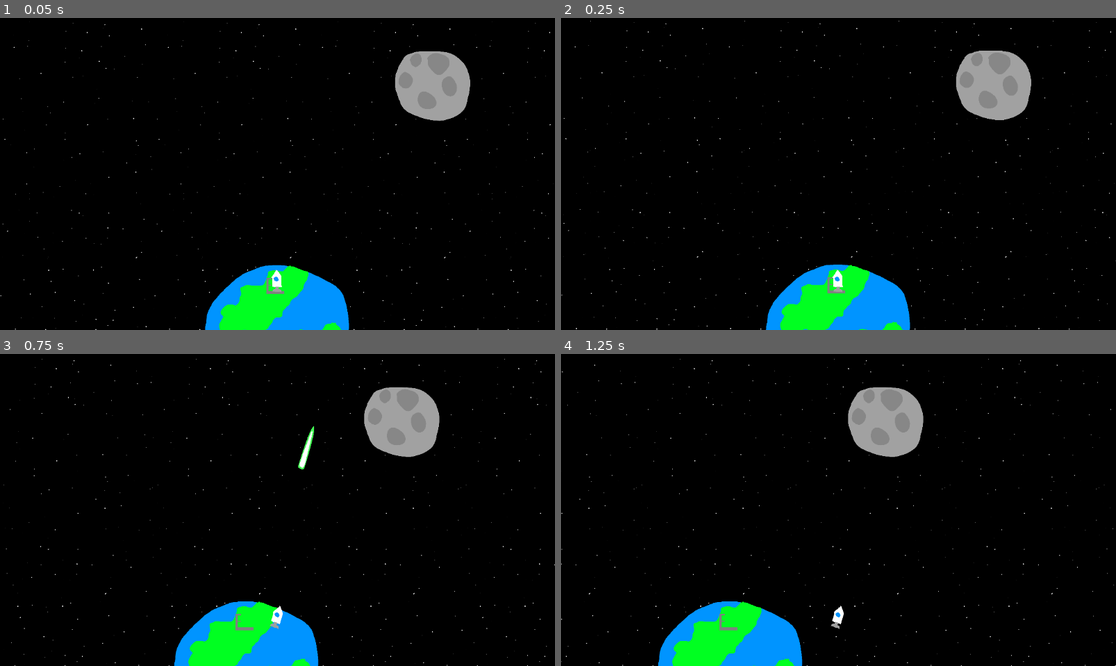
Above: before the commit, frames 1-4 (two rows, left to right).
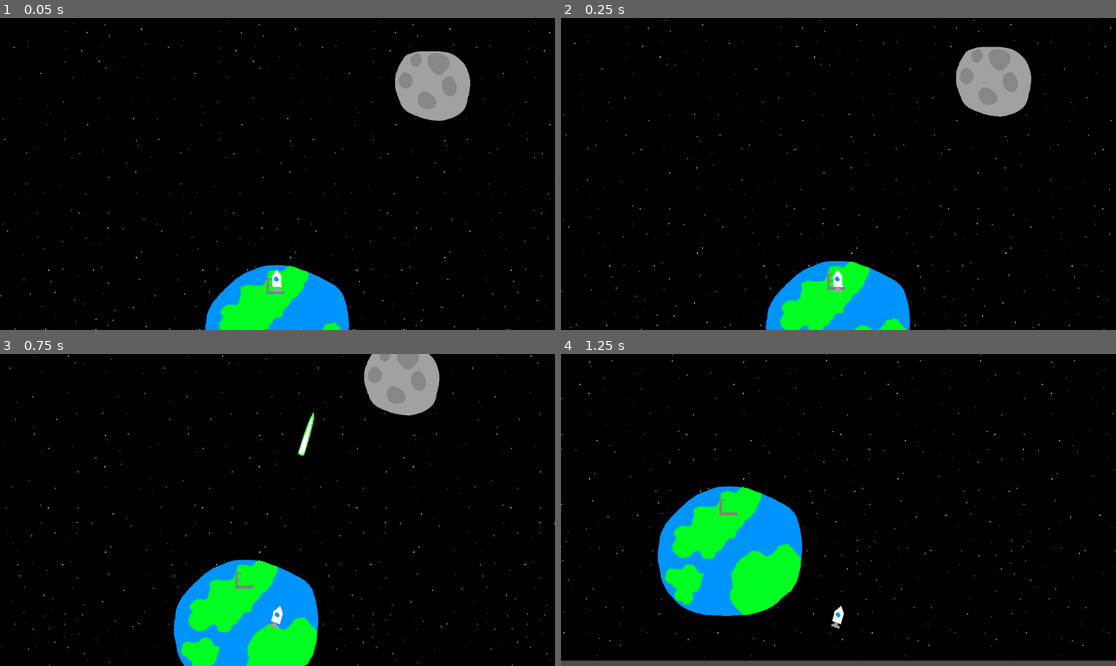
Above: after the commit, the same moments.

Repository: Simonandadog/the-most-videogame
Game: Godot game, scene res://scenes/main.tscn
Two runs of this game, one before a commit and one after it. Both use one fixed random seed, a clock stepped at 60 frames per second and the inputs below.
Inputs:
- Up to frame 1 (0.05 s): no input
- Up to frame 2 (0.25 s): no input
- Up to frame 3 (0.75 s): hold D (right) from 0.53 s (still down); tap E (shoot) at 0.6 s
- Up to frame 4 (1.25 s): keep holding D (right)

Frame 1 is identical in both runs. In frame 2, 2.0% of the frame differs, in the area x 0-100%, y 0-100%; in frame 3, 11%; in frame 4, 17%.

Commit message:
why dont the walls work now?

Diff:
--- a/scenes/area_2d_bullet.tscn
+++ b/scenes/area_2d_bullet.tscn
@@ -7,6 +7,8 @@
 size = Vector2(144, 960)
 
 [node name="Area2D bullet" type="Area2D" unique_id=556048071]
+collision_layer = 2
+collision_mask = 2
 script = ExtResource("1_sw6mc")
 
 [node name="Sprite2D" type="Sprite2D" parent="." unique_id=807144716]
@@ -21,3 +23,4 @@
 
 [connection signal="area_entered" from="." to="." method="_on_area_entered"]
 [connection signal="body_entered" from="." to="." method="_on_body_entered"]
+[connection signal="ready" from="." to="." method="_on_ready"]
--- a/scenes/main.tscn
+++ b/scenes/main.tscn
@@ -8,6 +8,7 @@
 [ext_resource type="Texture2D" uid="uid://seq65hx5wlax" path="res://art/moon.png" id="6_tefeu"]
 [ext_resource type="PackedScene" uid="uid://bw7fx3j8wuyp0" path="res://scenes/rock2.tscn" id="7_tipki"]
 [ext_resource type="PackedScene" uid="uid://b4uvhxwxtycpu" path="res://scenes/rock3.tscn" id="8_85g3d"]
+[ext_resource type="PackedScene" uid="uid://chrxk8fau0gbb" path="res://scenes/rock_releaser.tscn" id="9_85g3d"]
 
 [sub_resource type="TileSetAtlasSource" id="TileSetAtlasSource_0wfyh"]
 texture = ExtResource("1_o5qli")
@@ -28,13 +29,6 @@
 [sub_resource type="WorldBoundaryShape2D" id="WorldBoundaryShape2D_sugp2"]
 distance = 744.0
 
-[sub_resource type="RectangleShape2D" id="RectangleShape2D_tipki"]
-size = Vector2(20808, 2557)
-
-[sub_resource type="SegmentShape2D" id="SegmentShape2D_85g3d"]
-a = Vector2(10400, -16)
-b = Vector2(-10368, -16)
-
 [node name="Node2D" type="Node2D" unique_id=1372420083]
 
 [node name="Node2D" type="Node2D" parent="." unique_id=661252183]
@@ -55,12 +49,12 @@
 
 [node name="borders" type="Node" parent="." unique_id=1898552494]
 
-[node name="RigidBody2D" type="RigidBody2D" parent="borders" unique_id=729334941]
+[node name="StaticBody2D3" type="StaticBody2D" parent="borders" unique_id=1211542648]
 position = Vector2(176, -49200)
-collision_layer = 4
-collision_mask = 4
-
-[node name="CollisionShape2D2" type="CollisionShape2D" parent="borders/RigidBody2D" unique_id=1562930600]
+collision_layer = 5
+collision_mask = 5
+
+[node name="CollisionShape2D2" type="CollisionShape2D" parent="borders/StaticBody2D3" unique_id=1562930600]
 position = Vector2(-2504, 64)
 shape = SubResource("WorldBoundaryShape2D_tipki")
 
@@ -81,7 +75,7 @@
 shape = SubResource("WorldBoundaryShape2D_sugp2")
 
 [node name="MarsBar" type="Sprite2D" parent="." unique_id=21452026]
-position = Vector2(-840, -25808)
+position = Vector2(-920, -23336)
 texture = ExtResource("5_tbgi4")
 
 [node name="Moon" type="Sprite2D" parent="." unique_id=1859425304]
@@ -92,150 +86,134 @@
 [node name="rocks" type="Node" parent="." unique_id=1874876672]
 
 [node name="RigidBody2D" parent="rocks" unique_id=1555940285 instance=ExtResource("4_tbgi4")]
-position = Vector2(5744, -34036)
+position = Vector2(5216, -28400)
 rotation = 3.1415925
 
 [node name="RigidBody2D2" parent="rocks" unique_id=1001237113 instance=ExtResource("4_tbgi4")]
-position = Vector2(2480, -31676)
+position = Vector2(1952, -26040)
 
 [node name="RigidBody2D3" parent="rocks" unique_id=239951101 instance=ExtResource("4_tbgi4")]
-position = Vector2(3880, -32228)
+position = Vector2(3352, -26592)
 
 [node name="RigidBody2D4" parent="rocks" unique_id=1345312998 instance=ExtResource("4_tbgi4")]
-position = Vector2(2080, -33228)
+position = Vector2(1552, -27592)
 
 [node name="RigidBody2D5" parent="rocks" unique_id=1613591933 instance=ExtResource("4_tbgi4")]
-position = Vector2(4192, -33452)
+position = Vector2(3664, -27816)
 
 [node name="RigidBody2D6" parent="rocks" unique_id=669655834 instance=ExtResource("4_tbgi4")]
-position = Vector2(304, -30924)
+position = Vector2(-224, -25288)
 
 [node name="RigidBody2D7" parent="rocks" unique_id=505281481 instance=ExtResource("4_tbgi4")]
-position = Vector2(-352, -32348)
+position = Vector2(-880, -26712)
 
 [node name="RigidBody2D8" parent="rocks" unique_id=1299620230 instance=ExtResource("4_tbgi4")]
-position = Vector2(3256, -34276)
+position = Vector2(2728, -28640)
 
 [node name="RigidBody2D9" parent="rocks" unique_id=1196618993 instance=ExtResource("4_tbgi4")]
-position = Vector2(640, -32788)
+position = Vector2(112, -27152)
 
 [node name="RigidBody2D10" parent="rocks" unique_id=672633024 instance=ExtResource("4_tbgi4")]
-position = Vector2(-648, -30156)
+position = Vector2(-1176, -24520)
 
 [node name="RigidBody2D11" parent="rocks" unique_id=18326682 instance=ExtResource("4_tbgi4")]
-position = Vector2(-1720, -30780)
+position = Vector2(-2248, -25144)
 
 [node name="RigidBody2D12" parent="rocks" unique_id=1501810071 instance=ExtResource("4_tbgi4")]
-position = Vector2(-1320, -31684)
+position = Vector2(-1848, -26048)
 
 [node name="RigidBody2D13" parent="rocks" unique_id=2002671926 instance=ExtResource("4_tbgi4")]
-position = Vector2(1128, -31516)
+position = Vector2(600, -25880)
 
 [node name="RigidBody2D14" parent="rocks" unique_id=2096821189 instance=ExtResource("7_tipki")]
-position = Vector2(0, -34964)
+position = Vector2(-528, -29328)
 
 [node name="RigidBody2D15" parent="rocks" unique_id=1497375820 instance=ExtResource("7_tipki")]
-position = Vector2(-2080, -33820)
+position = Vector2(-2608, -28184)
 
 [node name="RigidBody2D16" parent="rocks" unique_id=718343880 instance=ExtResource("4_tbgi4")]
-position = Vector2(-4256, -31628)
+position = Vector2(-4784, -25992)
 
 [node name="RigidBody2D17" parent="rocks" unique_id=920237953 instance=ExtResource("7_tipki")]
-position = Vector2(-2936, -32164)
+position = Vector2(-3464, -26528)
 
 [node name="RigidBody2D18" parent="rocks" unique_id=2127742593 instance=ExtResource("7_tipki")]
-position = Vector2(-1768, -32676)
+position = Vector2(-2296, -27040)
 
 [node name="RigidBody2D19" parent="rocks" unique_id=1184801552 instance=ExtResource("7_tipki")]
-position = Vector2(1904, -34492)
+position = Vector2(1376, -28856)
 
 [node name="RigidBody2D20" parent="rocks" unique_id=1938729167 instance=ExtResource("7_tipki")]
-position = Vector2(4832, -34596)
+position = Vector2(4304, -28960)
 
 [node name="RigidBody2D21" parent="rocks" unique_id=1215339867 instance=ExtResource("7_tipki")]
-position = Vector2(352, -33868)
+position = Vector2(-176, -28232)
 
 [node name="RigidBody2D22" parent="rocks" unique_id=175862761 instance=ExtResource("7_tipki")]
-position = Vector2(1064, -35044)
+position = Vector2(536, -29408)
 
 [node name="RigidBody2D23" parent="rocks" unique_id=604501712 instance=ExtResource("7_tipki")]
-position = Vector2(1920, -31004)
+position = Vector2(1392, -25368)
 
 [node name="RigidBody2D24" parent="rocks" unique_id=1288924921 instance=ExtResource("7_tipki")]
-position = Vector2(3128, -33164)
+position = Vector2(2600, -27528)
 
 [node name="RigidBody2D25" parent="rocks" unique_id=480260960 instance=ExtResource("7_tipki")]
-position = Vector2(-936, -33500)
+position = Vector2(-1464, -27864)
 
 [node name="RigidBody2D26" parent="rocks" unique_id=1764599369 instance=ExtResource("7_tipki")]
-position = Vector2(1536, -32452)
+position = Vector2(1008, -26816)
 
 [node name="RigidBody2D27" parent="rocks" unique_id=218909284 instance=ExtResource("7_tipki")]
-position = Vector2(-2544, -31236)
+position = Vector2(-3072, -25600)
 
 [node name="RigidBody2D28" parent="rocks" unique_id=1840903705 instance=ExtResource("8_85g3d")]
-position = Vector2(1128, -30116)
+position = Vector2(600, -24480)
 
 [node name="RigidBody2D29" parent="rocks" unique_id=1551968398 instance=ExtResource("8_85g3d")]
-position = Vector2(2912, -30420)
+position = Vector2(2384, -24784)
 
 [node name="RigidBody2D30" parent="rocks" unique_id=1065296795 instance=ExtResource("8_85g3d")]
-position = Vector2(-3544, -30620)
+position = Vector2(-4072, -24984)
 
 [node name="RigidBody2D31" parent="rocks" unique_id=1043434056 instance=ExtResource("8_85g3d")]
-position = Vector2(5008, -33276)
+position = Vector2(4480, -27640)
 
 [node name="RigidBody2D32" parent="rocks" unique_id=1581563314 instance=ExtResource("8_85g3d")]
-position = Vector2(-4096, -32700)
+position = Vector2(-4624, -27064)
 
 [node name="RigidBody2D33" parent="rocks" unique_id=1841258375 instance=ExtResource("8_85g3d")]
-position = Vector2(4168, -35324)
+position = Vector2(3640, -29688)
 
 [node name="RigidBody2D34" parent="rocks" unique_id=648307891 instance=ExtResource("8_85g3d")]
-position = Vector2(-2568, -35052)
+position = Vector2(-3096, -29416)
 
 [node name="RigidBody2D35" parent="rocks" unique_id=793348733 instance=ExtResource("8_85g3d")]
-position = Vector2(4920, -31996)
+position = Vector2(4392, -26360)
 
 [node name="RigidBody2D36" parent="rocks" unique_id=2118901609 instance=ExtResource("8_85g3d")]
-position = Vector2(-1220, -34644)
+position = Vector2(-1748, -29008)
 
 [node name="RigidBody2D37" parent="rocks" unique_id=969578009 instance=ExtResource("8_85g3d")]
-position = Vector2(2064, -35628)
+position = Vector2(1536, -29992)
 
 [node name="RigidBody2D38" parent="rocks" unique_id=1716853082 instance=ExtResource("8_85g3d")]
-position = Vector2(-3672, -33916)
+position = Vector2(-4200, -28280)
 
 [node name="RigidBody2D39" parent="rocks" unique_id=1298580900 instance=ExtResource("8_85g3d")]
-position = Vector2(1296, -33700)
+position = Vector2(768, -28064)
 
 [node name="RigidBody2D40" parent="rocks" unique_id=396531794 instance=ExtResource("8_85g3d")]
-position = Vector2(-3048, -33180)
+position = Vector2(-3576, -27544)
 
 [node name="RigidBody2D41" parent="rocks" unique_id=412544361 instance=ExtResource("8_85g3d")]
-position = Vector2(-504, -31308)
+position = Vector2(-1032, -25672)
 
 [node name="RigidBody2D42" parent="rocks" unique_id=1230813418 instance=ExtResource("8_85g3d")]
-position = Vector2(3144, -35380)
+position = Vector2(2616, -29744)
 
 [node name="RigidBody2D43" parent="rocks" unique_id=1749471899 instance=ExtResource("8_85g3d")]
-position = Vector2(3440, -31388)
-
-[node name="stage 1 rock release" type="Node" parent="." unique_id=1477294259]
-
-[node name="Area2D" type="Area2D" parent="stage 1 rock release" unique_id=1057036831]
-position = Vector2(0, -28976)
-collision_layer = 5
-collision_mask = 5
-
-[node name="CollisionShape2D" type="CollisionShape2D" parent="stage 1 rock release/Area2D" unique_id=444222522]
-position = Vector2(0, 1561.5)
-shape = SubResource("RectangleShape2D_tipki")
-
-[node name="RigidBody2D" type="RigidBody2D" parent="stage 1 rock release" unique_id=1838045134]
-position = Vector2(0, -28976)
-collision_layer = 5
-collision_mask = 5
-
-[node name="CollisionShape2D" type="CollisionShape2D" parent="stage 1 rock release/RigidBody2D" unique_id=1627327196]
-shape = SubResource("SegmentShape2D_85g3d")
+position = Vector2(2912, -25752)
+
+[node name="stage 1 rock release" parent="." unique_id=1542745624 instance=ExtResource("9_85g3d")]
+position = Vector2(0, -22552)
--- a/scenes/rock1_try2.tscn
+++ b/scenes/rock1_try2.tscn
@@ -7,8 +7,8 @@
 radius = 400.0
 
 [node name="RigidBody2D" type="RigidBody2D" unique_id=1555940285]
-collision_layer = 5
-collision_mask = 5
+collision_layer = 4
+collision_mask = 4
 script = ExtResource("1_xa756")
 
 [node name="Sprite2D" type="Sprite2D" parent="." unique_id=1404025590]
--- a/scenes/rock2.tscn
+++ b/scenes/rock2.tscn
@@ -7,8 +7,8 @@
 radius = 480.2666
 
 [node name="RigidBody2D" type="RigidBody2D" unique_id=2096821189]
-collision_layer = 5
-collision_mask = 5
+collision_layer = 4
+collision_mask = 4
 script = ExtResource("1_4tkwb")
 
 [node name="Sprite2D" type="Sprite2D" parent="." unique_id=1404025590]
--- a/scenes/rock3.tscn
+++ b/scenes/rock3.tscn
@@ -7,8 +7,8 @@
 radius = 472.0
 
 [node name="RigidBody2D" type="RigidBody2D" unique_id=1840903705]
-collision_layer = 5
-collision_mask = 5
+collision_layer = 4
+collision_mask = 4
 script = ExtResource("1_1nqmy")
 
 [node name="Sprite2D" type="Sprite2D" parent="." unique_id=1404025590]
--- /dev/null
+++ b/scenes/rock_releaser.tscn
@@ -0,0 +1,29 @@
+[gd_scene format=3 uid="uid://chrxk8fau0gbb"]
+
+[ext_resource type="Script" uid="uid://bat1hpkuce8qc" path="res://scripts/rock_releaser.gd" id="1_vu2t6"]
+
+[sub_resource type="WorldBoundaryShape2D" id="WorldBoundaryShape2D_8lfvo"]
+
+[sub_resource type="RectangleShape2D" id="RectangleShape2D_vu2t6"]
+size = Vector2(10240, 200)
+
+[node name="stage 1 rock release" type="Node2D" unique_id=1542745624]
+script = ExtResource("1_vu2t6")
+
+[node name="StaticBody2D" type="StaticBody2D" parent="." unique_id=475958620]
+position = Vector2(0, -32)
+collision_layer = 4
+collision_mask = 4
+
+[node name="CollisionShape2D" type="CollisionShape2D" parent="StaticBody2D" unique_id=850323898]
+shape = SubResource("WorldBoundaryShape2D_8lfvo")
+
+[node name="Area2D" type="Area2D" parent="." unique_id=1968600087]
+collision_layer = 4
+collision_mask = 4
+
+[node name="CollisionShape2D" type="CollisionShape2D" parent="Area2D" unique_id=1912449511]
+position = Vector2(0, 88)
+shape = SubResource("RectangleShape2D_vu2t6")
+
+[connection signal="body_entered" from="Area2D" to="." method="_on_area_2d_body_entered"]
--- a/scenes/rocket.tscn
+++ b/scenes/rocket.tscn
@@ -34,8 +34,6 @@
 [node name="Node2D" type="Node2D" unique_id=697152937]
 
 [node name="CharacterBody2D" type="CharacterBody2D" parent="." unique_id=1126901952]
-collision_layer = 4
-collision_mask = 4
 script = ExtResource("1_dkv7l")
 bullet_scene = ExtResource("2_8kmw3")
 
--- a/scripts/area_2d_bullet.gd
+++ b/scripts/area_2d_bullet.gd
@@ -1,12 +1,18 @@
 extends Area2D
 
 var speed = 30000.0
+var startpos = 0
 
+
+func _on_ready() -> void:
+	startpos = self.global_position
 
 
 func _physics_process(delta):
 	position += transform.y * speed * delta * -1
-
+	if global_position.distance_to(startpos) > 40000:
+		queue_free()
+		print("bullet removed")
 
 
 
--- a/scripts/character_body_2d_rocket.gd
+++ b/scripts/character_body_2d_rocket.gd
@@ -8,6 +8,7 @@
 var fuel = 999999999999999
 var distance = 0
 
+
 @onready var animated_sprite_2d: AnimatedSprite2D = $AnimatedSprite2D
 
 
@@ -16,6 +17,7 @@
 	var b = bullet_scene.instantiate()
 	get_tree().current_scene.add_child(b)  # world, not player
 	b.global_transform = $Muzzle.global_transform  # real world position
+	#b.global_transform.y =
 
 
 func _physics_process(delta: float) -> void:
--- /dev/null
+++ b/scripts/rock_releaser.gd
@@ -0,0 +1,8 @@
+extends Node2D
+
+
+
+
+func _on_area_2d_body_entered(body: Node2D) -> void:
+	print("thing happened")
+	queue_free()
Not shown, added: scripts/rock_releaser.gd.uid
